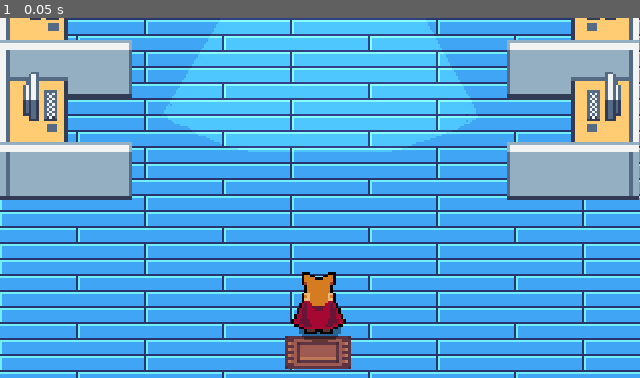
Above: before the commit, frame 1.
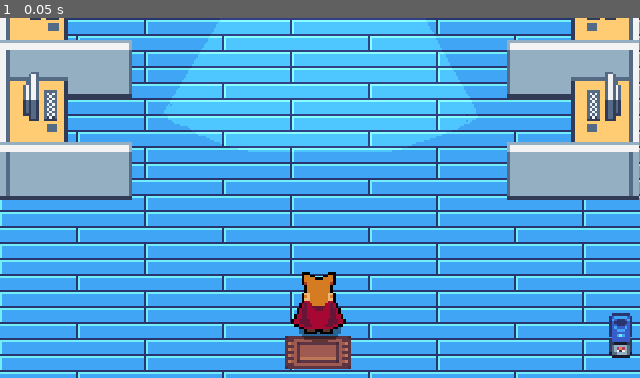
Above: after the commit, the same moment.

Repository: Jonak-Adipta-Kalita/JAK-Ultimate-Adventure-Game
Game: Godot game, scene res://Buildings/Interriors/LabInterrior/GroundFloor.tscn
Same seed, same stepped clock (60 frames per second), same inputs: the game is played once before the commit and once after it. This scene is started directly instead of the project's main scene. Sound files missing from this copy of the repository are replaced by a short silence.
Inputs:
- Up to frame 1 (0.05 s): no input

The runs differ from the first frame. In frame 1, 0.4% of the frame differs, in the area x 95-99%, y 81-95%.

Commit message:
added dustbin

Diff:
--- a/Buildings/Interriors/LabInterrior/GroundFloor.tscn
+++ b/Buildings/Interriors/LabInterrior/GroundFloor.tscn
@@ -9,6 +9,7 @@
 [ext_resource path="res://Buildings/Interriors/Objects/Clock.tscn" type="PackedScene" id=7]
 [ext_resource path="res://Buildings/Interriors/Objects/LabTable.tscn" type="PackedScene" id=8]
 [ext_resource path="res://Buildings/Interriors/Objects/Computer.tscn" type="PackedScene" id=9]
+[ext_resource path="res://Buildings/Interriors/Objects/Dustbin.tscn" type="PackedScene" id=10]
 
 [sub_resource type="RectangleShape2D" id=1]
 extents = Vector2( 152, 33.8148 )
@@ -110,4 +111,7 @@
 position = Vector2( 7.48481, -5.32343 )
 scale = Vector2( 0.765, 0.765 )
 
+[node name="Dustbin" parent="YSort" index="8" instance=ExtResource( 10 )]
+position = Vector2( 310.358, 157.75 )
+
 [editable path="Background/Camera"]
--- /dev/null
+++ b/Buildings/Interriors/Objects/Dustbin.tscn
@@ -0,0 +1,15 @@
+[gd_scene load_steps=3 format=2]
+
+[ext_resource path="res://Buildings/Interriors/Objects/Dustbin.png" type="Texture" id=1]
+
+[sub_resource type="RectangleShape2D" id=1]
+extents = Vector2( 4.56731, 8.46154 )
+
+[node name="Dustbin" type="StaticBody2D"]
+scale = Vector2( 1.3, 1.3 )
+
+[node name="Sprite" type="Sprite" parent="."]
+texture = ExtResource( 1 )
+
+[node name="CollisionPolygon2D" type="CollisionShape2D" parent="."]
+shape = SubResource( 1 )
Not shown: 1 places in Buildings/Interriors/LabInterrior/GroundFloor.tscn that only renumber resources
Binary file added: Buildings/Interriors/Objects/Dustbin.png
Not shown, added: Buildings/Interriors/Objects/Dustbin.png.import
